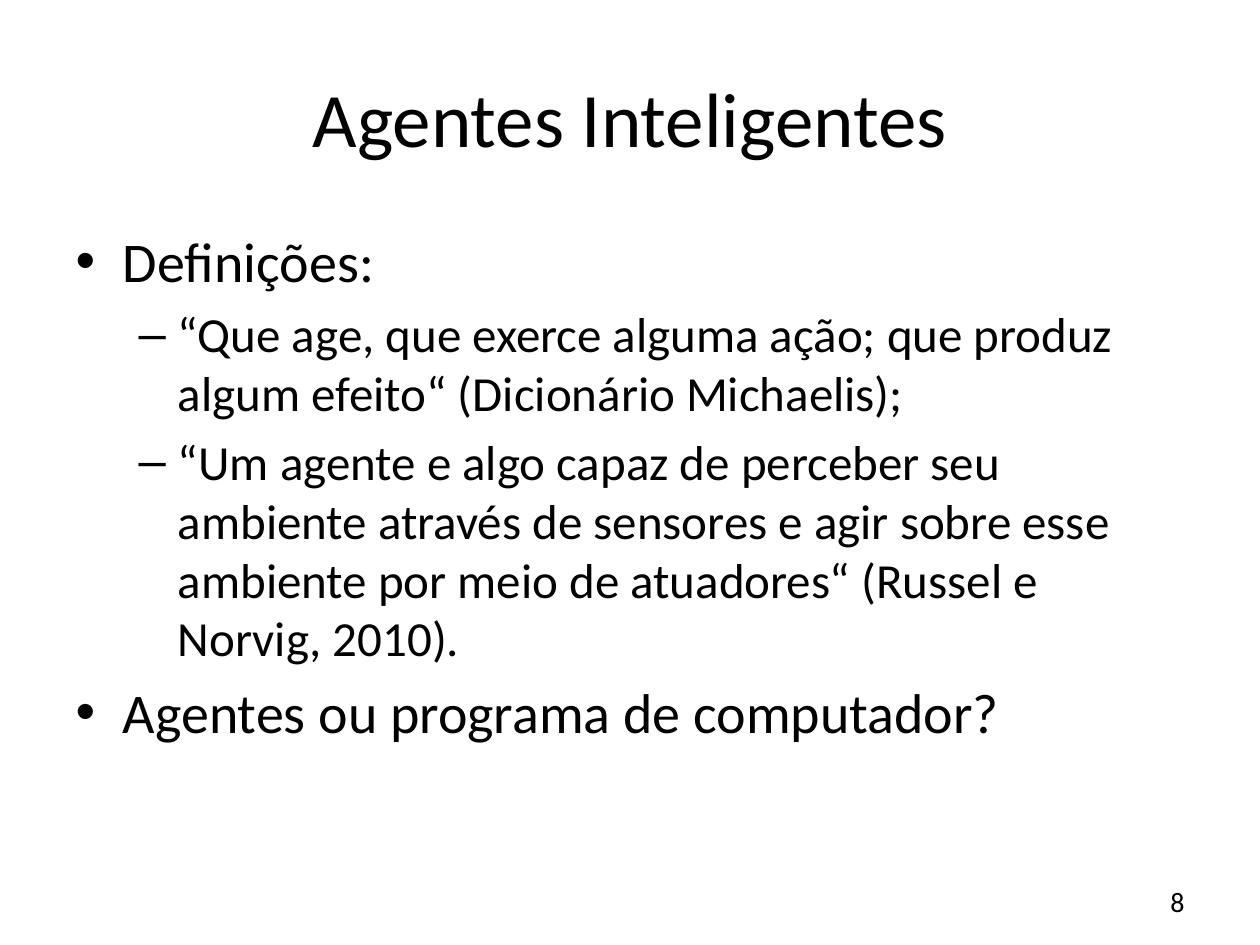
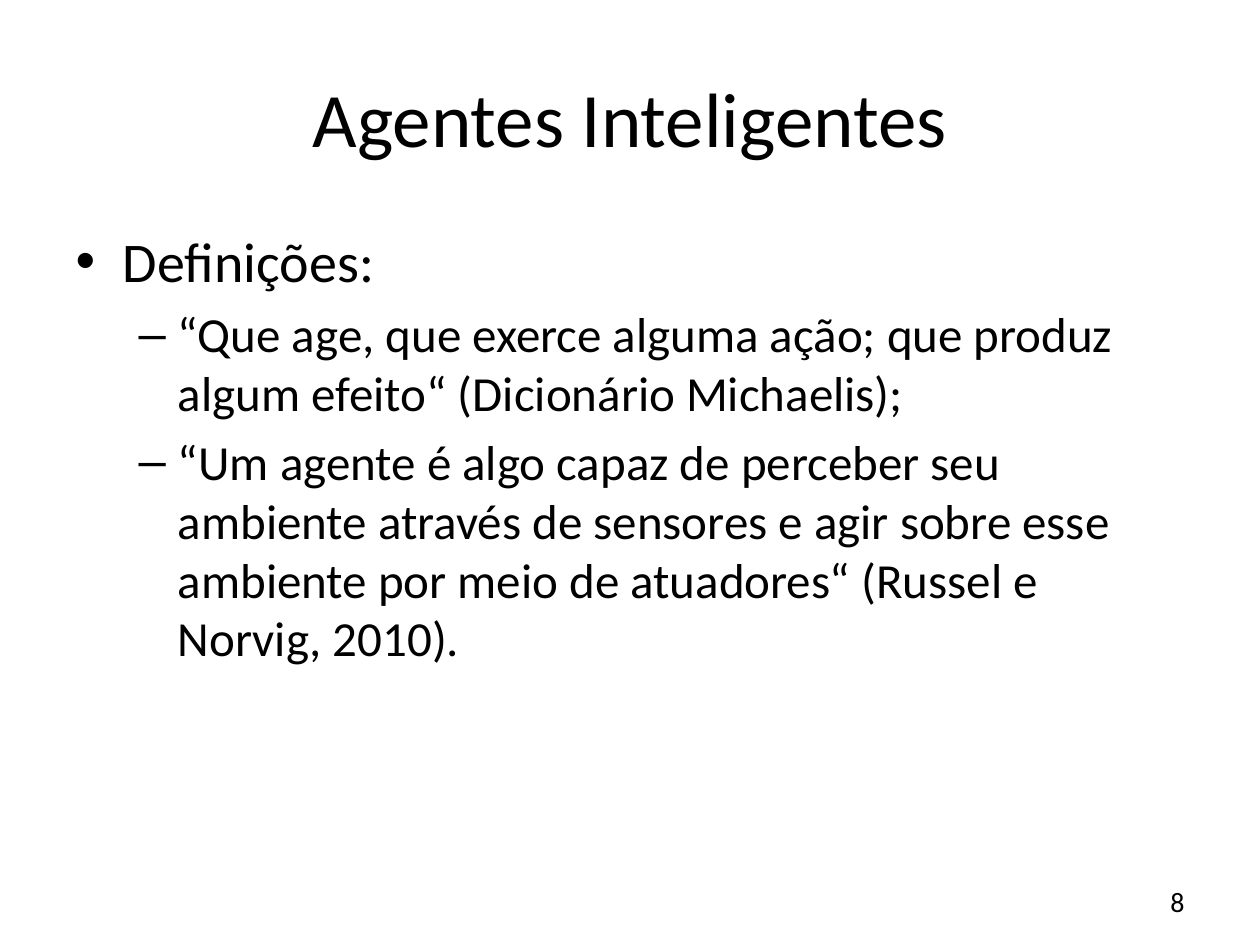
Before and after one commit to JonathanOhara/dissertacao, a slide deck: slide 8 of Apresentação Qualificação.pptx. Drawn at 1260x945 pixels with LibreOffice and Linux fonts; fonts in the diff are those of the drawing; background and template pictures are left out. Boxes give left, top, right and bottom in pixels: in the first picture for what was removed or moved away, otherwise in the second. Text is boxed around its words. In the diff, an @@ line names an element or a change of style, - is before the commit and + after.

```diff
--- a/Apresentação Qualificação.pptx
+++ b/Apresentação Qualificação.pptx
@@ text at [178, 445, 1109, 665]: text changed @@
-  – “Um agente e algo capaz de perceber seu ambiente através de sensores e agir sobre esse ambiente por meio de atuadores“ (Russel e Norvig, 2010).
-• Agentes ou programa de computador?
+  – “Um agente é algo capaz de perceber seu ambiente através de sensores e agir sobre esse ambiente por meio de atuadores“ (Russel e Norvig, 2010).
```
Also in this commit, not shown: 12 other slides changed, 4 slides added, 2 other files.
